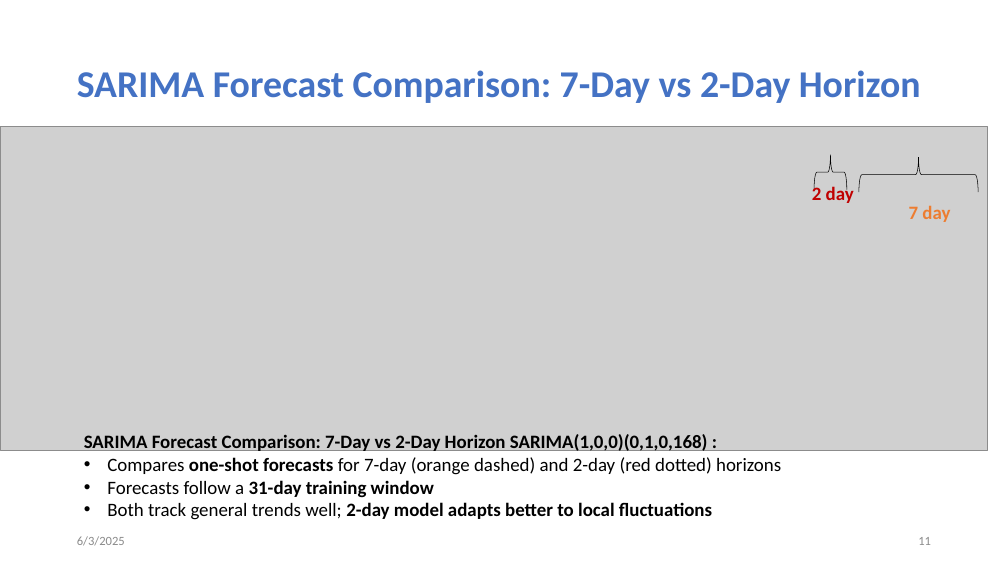
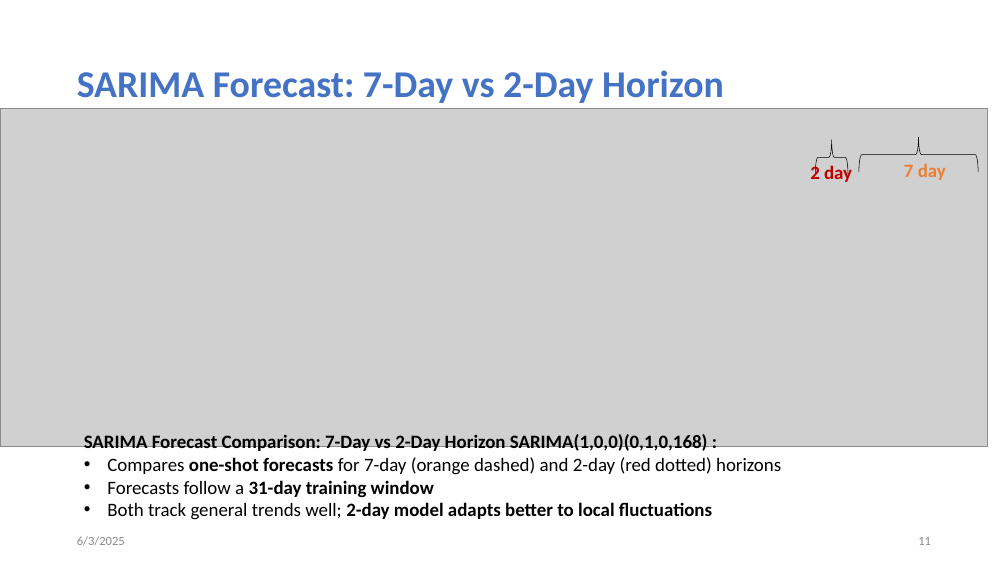
Before and after one commit to tanjilaahmed2/cesnet-anomaly-detection, a slide deck: slide 11 of LBNL Panel Interview_Tanjila.pptm. Drawn at 1008x567 pixels with LibreOffice and Linux fonts; fonts in the diff are those of the drawing; grey boxes stand for pictures. Boxes give left, top, right and bottom in pixels: in the first picture for what was removed or moved away, otherwise in the second. Text is boxed around its words. In the diff, an @@ line names an element or a change of style, - is before the commit and + after.

```diff
--- a/LBNL Panel Interview_Tanjila.pptm
+++ b/LBNL Panel Interview_Tanjila.pptm
@@ title at [77,70,724,103]: text changed @@
-SARIMA Forecast Comparison: 7-Day vs 2-Day Horizon
+SARIMA Forecast: 7-Day vs 2-Day Horizon
@@ picture: place and size @@
-picture at [0,126,988,451]
+picture at [0,108,988,445]
@@ left brace: place and size @@
-left brace at [814,155,847,189]
+left brace at [816,140,848,174]
@@ left brace: place and size @@
-left brace at [859,157,979,192]
+left brace at [859,138,979,172]
@@ text "2 day": place and size @@
-text "2 day" at [812,185,854,203]
+text "2 day" at [810,164,852,182]
@@ text "7 day": place and size @@
-text "7 day" at [909,205,950,222]
+text "7 day" at [904,163,946,180]
```
Also in this commit, not shown: 8 other slides changed, 1 slide removed.
